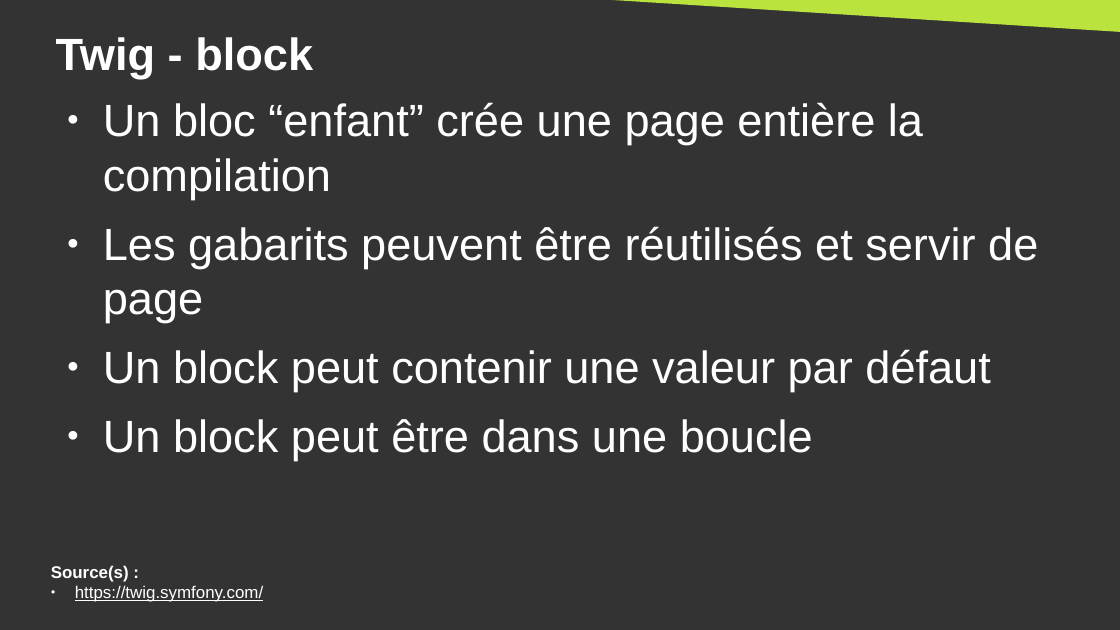
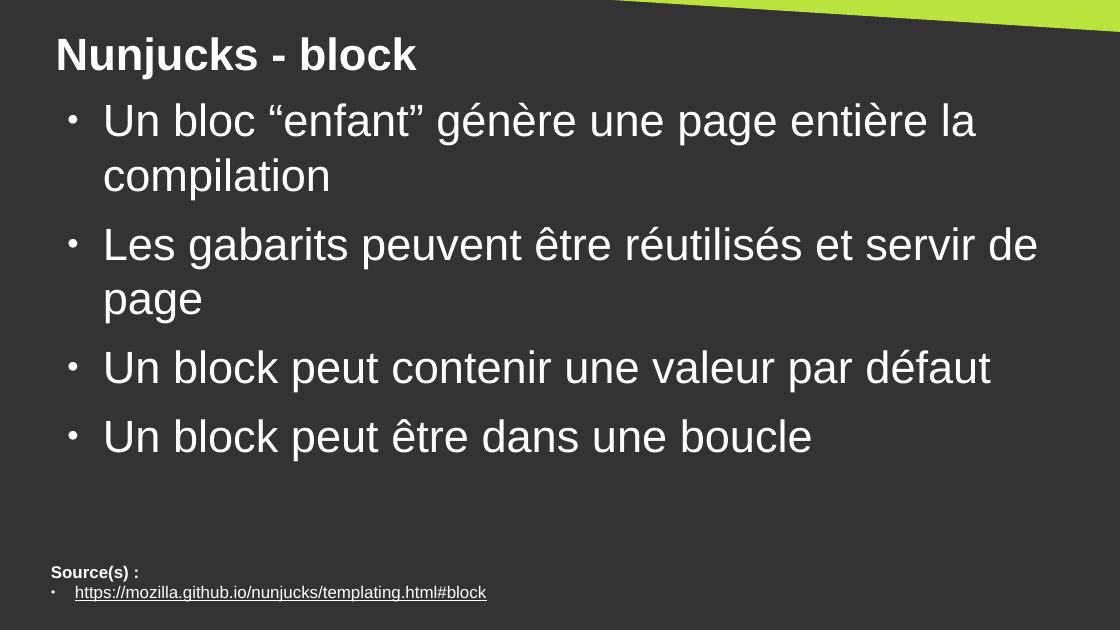
Before and after one commit to DanYellow/cours, a slide deck: slide 41 of developpement-front-s5/travaux-pratiques/numero-4/presentation.odp. Drawn at 1120x630 pixels with LibreOffice and Linux fonts; fonts in the diff are those of the drawing. Boxes give left, top, right and bottom in pixels: in the first picture for what was removed or moved away, otherwise in the second. Text is boxed around its words. In the diff, an @@ line names an element or a change of style, - is before the commit and + after.

Commit message:
developpement-front-s5 - tp#4 - change twig for nunjucks

```diff
--- a/developpement-front-s5/travaux-pratiques/numero-4/presentation.odp
+++ b/developpement-front-s5/travaux-pratiques/numero-4/presentation.odp
@@ title at <box>56,37,417,78</box>: text changed @@
-Twig - block
+Nunjucks - block
@@ text at <box>103,102,976,199</box>: text changed @@
-● Un bloc “enfant” crée une page entière la compilation
+● Un bloc “enfant” génère une page entière la compilation
@@ text at <box>75,585,486,602</box>: text changed @@
-● https://twig.symfony.com/
+● https://mozilla.github.io/nunjucks/templating.html#block
```
Also in this commit, not shown: 19 other slides changed, 5 other files.
